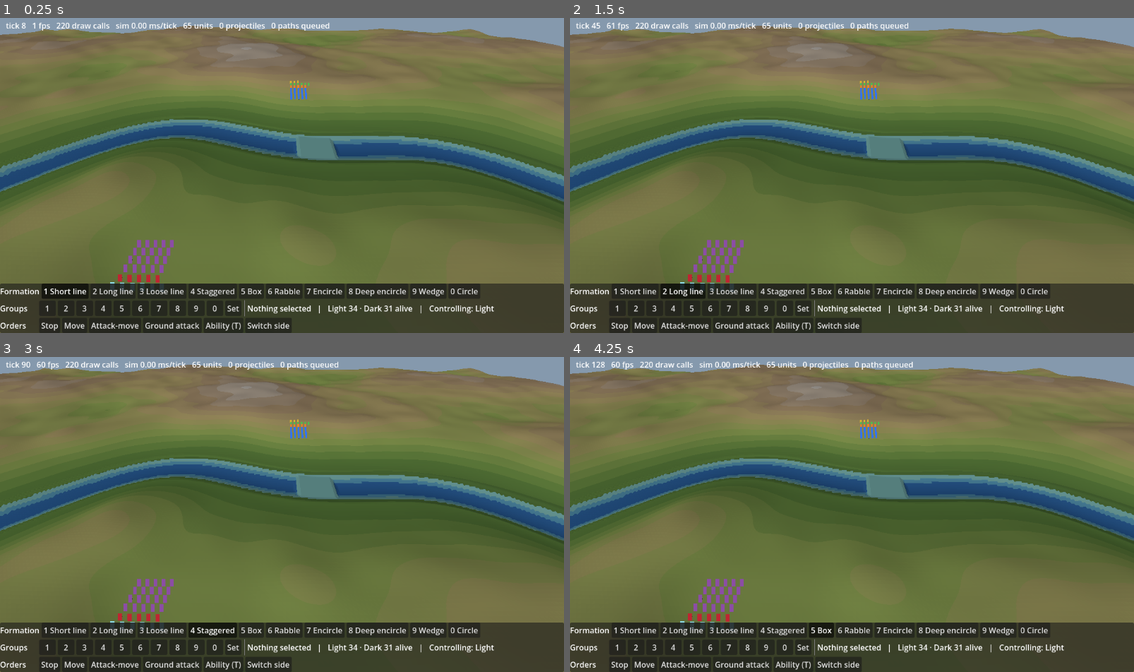
Above: before the commit, frames 1-4 (two rows, left to right).
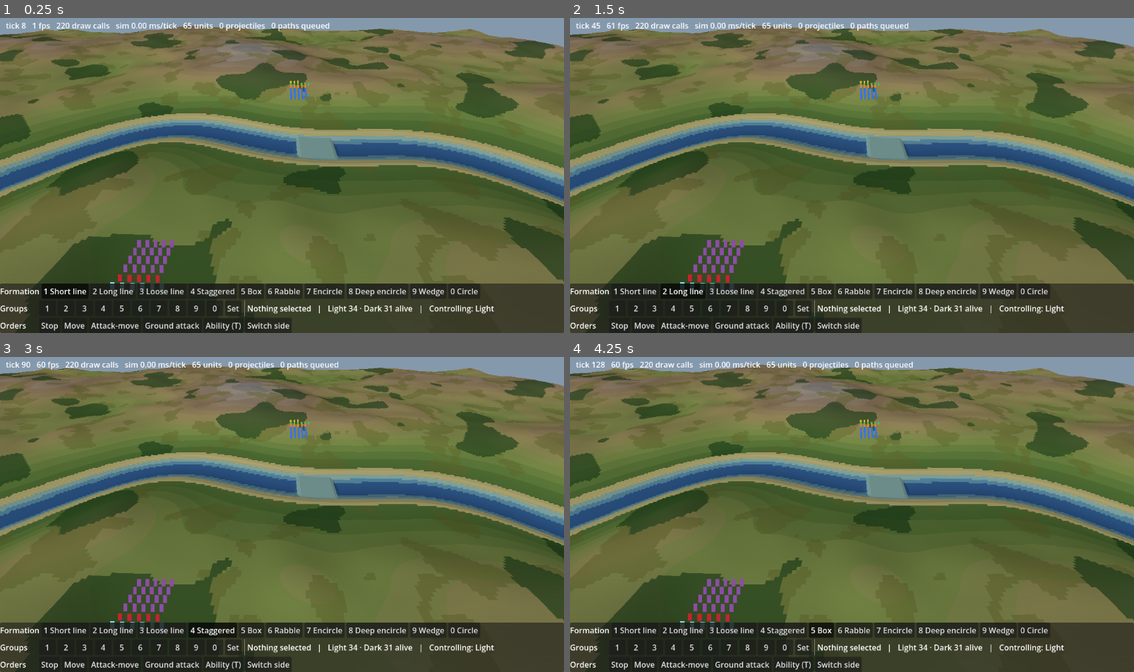
Above: after the commit, the same moments.

Repository: hazefire06/ashenmarch
Game: Godot game, scene res://view/main.tscn
The game is run twice, just before and just after one commit, with the same random seed, the same clock (stepped at 60 frames per second) and the same inputs.
Inputs:
- Up to frame 1 (0.25 s): no input
- Up to frame 2 (1.5 s): click "1 Short line" at 0.5 s; click "2 Long line" at 1.25 s
- Up to frame 3 (3 s): click "3 Loose line" at 2 s; click "4 Staggered" at 2.75 s
- Up to frame 4 (4.25 s): click "5 Box" at 3.5 s

The runs differ from the first frame. In frame 1, 16% of the frame differs, in the area x 0-100%, y 3-85%; in frame 2, 16%; in frame 3, 16%; in frame 4, 16%.

Commit message:
Draw ground types, fire, and wet or snowy ground on the terrain
Ground types tint the height bands, on the terrain and the overhead
map alike, so sand and rock read as firebreaks before you light
anything. The terrain material keeps a texel per sample in step with
the sim's fire (burning cells glow, burnt ones are charred), updated
only from the cells that changed each tick, and takes the weather's
wetness (darker, cooler) and snow cover (white on faces that point up,
not on steep ones or water).

Co-Authored-By: Claude Opus 5.5 (1M context) <noreply@anthropic.com>

Diff:
--- a/tests/view/test_terrain_view.gd
+++ b/tests/view/test_terrain_view.gd
@@ -2,7 +2,10 @@
 ## TerrainView.rebuild_region: after a scar, only the chunks whose samples
 ## changed (plus a one-sample margin) get new meshes, in place, keeping their
 ## names and the shared material; the rest are untouched. build() still makes
-## one named chunk per 64 x 64 cells.
+## one named chunk per 64 x 64 cells. Phase 5: the shared material carries a
+## ground-type tint per sample, a fire texture the sim's fire keeps current
+## (burning cells glow, burnt ones are scorched), and the weather's wetness
+## and snow cover.
 
 const M: int = 1000
 const CHUNK: int = TerrainMeshBuilder.CHUNK_CELLS
@@ -123,3 +126,73 @@
 	var vertices: PackedVector3Array = _chunk(view, 2, 1).mesh.surface_get_arrays(0)[Mesh.ARRAY_VERTEX]
 	assert_eq(vertices.size(), (150 - 1 - 2 * CHUNK + 1) * (70 - 1 - CHUNK + 1))
 	assert_lt(_lowest_vertex_y(_chunk(view, 2, 1)), 0.0)
+
+
+func test_the_ground_tint_has_a_texel_per_sample_colored_by_its_ground() -> void:
+	var terrain: Terrain = TestTerrains.from_ascii([".bws", "r..."] as Array[String])
+	var view: TerrainView = _view_of(terrain)
+	var image: Image = (_material(view).get_shader_parameter("ground_tint") as ImageTexture).get_image()
+	assert_eq(image.get_size(), Vector2i(4, 2))
+	for i: int in 4:
+		var expected: Color = TerrainPalette.ground_tint(terrain.sample_ground(i, 0))
+		assert_eq(image.get_pixel(i, 0).to_rgba32(), Color(expected).to_rgba32(), "sample (%d, 0)" % i)
+	assert_eq(image.get_pixel(0, 1).to_rgba32(), Color(TerrainPalette.ground_tint(Terrain.Ground.ROCK)).to_rgba32())
+	assert_eq(TerrainPalette.ground_tint(Terrain.Ground.GRASS).a, 0.0, "grass keeps the height colors")
+	assert_gt(TerrainPalette.ground_tint(Terrain.Ground.SAND).a, 0.3, "sand shows, so you can see a firebreak")
+
+
+func test_the_fire_texture_follows_the_fire() -> void:
+	var rows: Array[String] = []
+	for j: int in 11:
+		rows.append("sssss" + ("." if j == 5 else "s") + "sssss")
+	var world: World = World.new(1, TestTerrains.from_ascii(rows), TestTerrains.catalog())
+	var view: TerrainView = _view_of(world.terrain)
+	assert_eq(view.fire_texel(5, 5), TerrainView.FIRE_TEXEL[Fire.Cell.UNBURNT])
+	world.ignite(5 * M, 5 * M, 0)
+	view.update_fire(world.fire)
+	assert_eq(view.fire_texel(5, 5), TerrainView.FIRE_TEXEL[Fire.Cell.BURNING])
+	assert_eq(view.fire_texel(4, 5), TerrainView.FIRE_TEXEL[Fire.Cell.UNBURNT])
+	for _t: int in Fire.BURN_TICKS[Terrain.Ground.GRASS] + 1:
+		world.step()
+		view.update_fire(world.fire)
+	assert_eq(view.fire_texel(5, 5), TerrainView.FIRE_TEXEL[Fire.Cell.SCORCHED])
+
+
+func test_the_weather_reaches_the_shader() -> void:
+	var world: World = World.new(1, _terrain(), TestTerrains.catalog())
+	var view: TerrainView = _view_of(world.terrain)
+	assert_eq(_material(view).get_shader_parameter("wetness"), 0.0)
+	world.weather.wetness_ppm = 400_000
+	world.weather.snow_cover_ppm = 750_000
+	view.set_weather(world.weather)
+	assert_almost_eq(_material(view).get_shader_parameter("wetness") as float, 0.4, 0.0001)
+	assert_almost_eq(_material(view).get_shader_parameter("snow_cover") as float, 0.75, 0.0001)
+
+
+func test_a_rebuild_keeps_the_fire_and_weather() -> void:
+	var world: World = World.new(1, _terrain(), TestTerrains.catalog())
+	var view: TerrainView = _view_of(world.terrain)
+	world.ignite(10 * M, 10 * M, 0)
+	view.update_fire(world.fire)
+	view.rebuild_region(world.terrain, world.terrain.scar(72 * M, 12 * M, 2 * M, 300))
+	assert_eq(view.fire_texel(10, 10), TerrainView.FIRE_TEXEL[Fire.Cell.BURNING], "the material is shared and kept")
+
+
+func _material(view: TerrainView) -> ShaderMaterial:
+	return _chunk(view, 0, 0).material_override as ShaderMaterial
+
+
+func test_the_overhead_map_colors_blend_ground_then_water() -> void:
+	var t: float = 0.5
+	assert_eq(TerrainPalette.ground_color(t, 0, Terrain.Ground.GRASS), TerrainPalette.height_color(t), "grass is the bands")
+	var sand: Color = TerrainPalette.ground_tint(Terrain.Ground.SAND)
+	assert_eq(
+		TerrainPalette.ground_color(t, 0, Terrain.Ground.SAND),
+		TerrainPalette.height_color(t).lerp(Color(sand.r, sand.g, sand.b), sand.a)
+	)
+	var deep: Color = TerrainPalette.water_color(3)
+	assert_eq(
+		TerrainPalette.ground_color(t, 3, Terrain.Ground.SAND),
+		TerrainPalette.ground_color(t, 0, Terrain.Ground.SAND).lerp(Color(deep.r, deep.g, deep.b), deep.a),
+		"water over the ground"
+	)
--- a/view/hud/overhead_map.gd
+++ b/view/hud/overhead_map.gd
@@ -128,14 +128,16 @@
 
 
 # Builds an RGB8 image with texel (i, j) = sample (i, j): banded height color,
-# water tint, and a hillshade from the neighboring heights. The colors depend
-# only on the height band and water depth, so they are looked up from a small
-# table built through TerrainPalette instead of called per texel.
+# ground tint, water tint, and a hillshade from the neighboring heights. The
+# colors depend only on the height band, ground type, and water depth, so
+# they are looked up from a small table built through TerrainPalette instead
+# of called per texel.
 static func _build_image(terrain: Terrain) -> Image:
 	var width: int = terrain.size_x
 	var height: int = terrain.size_z
 	var heights: PackedInt32Array = terrain.heights
 	var water: PackedByteArray = terrain.water
+	var ground: PackedByteArray = terrain.ground
 	var min_h: int = heights[0]
 	var max_h: int = heights[0]
 	for k: int in heights.size():
@@ -145,8 +147,9 @@
 
 	var palette: Array[Color] = []
 	for depth: int in Terrain.MAX_WATER_DEPTH + 1:
-		for band: int in TerrainPalette.BANDS:
-			palette.append(TerrainPalette.ground_color((band + 0.5) / TerrainPalette.BANDS, depth))
+		for kind: int in Terrain.GROUND_COUNT:
+			for band: int in TerrainPalette.BANDS:
+				palette.append(TerrainPalette.ground_color((band + 0.5) / TerrainPalette.BANDS, depth, kind))
 
 	# Heights and cell_size are both milli-units, so the ratio is the same
 	# dimensionless slope as rise over run in meters.
@@ -168,7 +171,7 @@
 			var t: float = clampf(float(heights[k] - min_h) / h_range, 0.0, 0.9999)
 			var band: int = int(t * TerrainPalette.BANDS)
 			var depth: int = mini(water[k], Terrain.MAX_WATER_DEPTH)
-			var color: Color = palette[depth * TerrainPalette.BANDS + band]
+			var color: Color = palette[(depth * Terrain.GROUND_COUNT + ground[k]) * TerrainPalette.BANDS + band]
 			var o: int = k * 3
 			data[o] = clampi(int(color.r * shade * 255.0 + 0.5), 0, 255)
 			data[o + 1] = clampi(int(color.g * shade * 255.0 + 0.5), 0, 255)
--- a/view/terrain/terrain.gdshader
+++ b/view/terrain/terrain.gdshader
@@ -1,18 +1,31 @@
 shader_type spatial;
 render_mode diffuse_lambert, specular_disabled;
 
-// Flat-shaded placeholder terrain: banded height colors (TerrainPalette) with
-// a water-depth tint on top. TerrainView sets every uniform.
+// Flat-shaded placeholder terrain: banded height colors (TerrainPalette),
+// tinted by ground type, charred or glowing where the sim's fire has been or
+// is, darkened when wet, whitened by snow on faces that point up, and the
+// water-depth tint on top. TerrainView sets every uniform.
 
 uniform sampler2D height_ramp : source_color, filter_nearest, repeat_disable;
 // One texel per heightmap sample: water tint color, alpha = blend strength.
 uniform sampler2D water_tint : source_color, filter_nearest, repeat_disable;
+// One texel per sample: ground-type tint, alpha = blend strength.
+uniform sampler2D ground_tint : source_color, filter_nearest, repeat_disable;
+// One texel per sample, R: 0 unburnt, about 0.5 burning, 1 scorched.
+uniform sampler2D fire_state : filter_nearest, repeat_disable;
+// How wet the ground is and how much snow lies on it, 0..1.
+uniform float wetness = 0.0;
+uniform float snow_cover = 0.0;
 // Terrain height range in meters, mapped onto the ramp.
 uniform float height_min;
 uniform float height_max;
 // Meters between samples, and the sample counts along x and z.
 uniform float cell_size;
 uniform vec2 sample_count;
+
+const vec3 CHAR = vec3(0.07, 0.06, 0.05);
+const vec3 EMBER = vec3(0.85, 0.32, 0.07);
+const vec3 SNOW = vec3(0.92, 0.94, 0.97);
 
 varying vec3 world_pos;
 
@@ -30,8 +43,25 @@
 	float t = clamp((world_pos.y - height_min) / max(height_max - height_min, 0.001), 0.0, 1.0);
 	vec3 ground = texture(height_ramp, vec2(t, 0.5)).rgb;
 	// Texel (i, j) is sample (i, j). Nearest filtering picks the nearest
-	// sample, the same rule as the sim's water_depth_at.
+	// sample, the same rule as the sim's water_depth_at and fire cells.
 	vec2 uv = (world_pos.xz / cell_size + 0.5) / sample_count;
+	vec4 kind = texture(ground_tint, uv);
+	ground = mix(ground, kind.rgb, kind.a);
+
+	float fire = texture(fire_state, uv).r;
+	if (fire > 0.75) {
+		ground = mix(ground, CHAR, 0.85);
+	} else if (fire > 0.25) {
+		ground = mix(ground, EMBER, 0.6);
+		EMISSION = EMBER * 0.5;
+	}
+
+	// Wet ground is darker and a little cooler.
+	ground *= mix(vec3(1.0), vec3(0.66, 0.70, 0.76), wetness);
+	// Snow settles on faces that point up, not on steep ones.
+	float up = (INV_VIEW_MATRIX * vec4(NORMAL, 0.0)).y;
+	ground = mix(ground, SNOW, snow_cover * smoothstep(0.55, 0.85, up));
+
 	vec4 tint = texture(water_tint, uv);
 	ALBEDO = mix(ground, tint.rgb, tint.a);
 }
--- a/view/terrain/terrain_palette.gd
+++ b/view/terrain/terrain_palette.gd
@@ -1,7 +1,8 @@
 class_name TerrainPalette
 extends RefCounted
 ## Placeholder ground colors, shared by the 3D terrain shader and the
-## overhead map so both read the same. Heights are banded like a contour map.
+## overhead map so both read the same. Heights are banded like a contour map;
+## ground types tint the bands so firebreaks (sand, rock) can be read.
 
 ## Number of flat color bands between the lowest and highest terrain.
 const BANDS: int = 14
@@ -22,6 +23,15 @@
 	Color(0.14, 0.31, 0.52, 0.92),
 	Color(0.07, 0.18, 0.38, 0.95),
 ]
+## Index = Terrain.Ground. Alpha is the blend strength over the height bands;
+## grass is the bands themselves.
+const GROUND_TINTS: Array[Color] = [
+	Color(0.0, 0.0, 0.0, 0.0),
+	Color(0.38, 0.40, 0.17, 0.45),
+	Color(0.12, 0.25, 0.11, 0.65),
+	Color(0.80, 0.72, 0.50, 0.75),
+	Color(0.48, 0.47, 0.45, 0.70),
+]
 ## Width of the height ramp texture the shader samples.
 const RAMP_WIDTH: int = 256
 
@@ -39,10 +49,18 @@
 	return WATER_COLORS[clampi(depth, 0, WATER_COLORS.size() - 1)]
 
 
-## Height color with the water tint for this depth blended on top.
-static func ground_color(t: float, depth: int) -> Color:
+## Tint for a ground type (Terrain.Ground); alpha is the blend strength.
+static func ground_tint(ground: int) -> Color:
+	return GROUND_TINTS[clampi(ground, 0, GROUND_TINTS.size() - 1)]
+
+
+## Height color with the ground type's tint, then the water tint for this
+## depth, blended on top: what the terrain shader draws, before light.
+static func ground_color(t: float, depth: int, ground: int = Terrain.Ground.GRASS) -> Color:
+	var kind: Color = ground_tint(ground)
+	var dry: Color = height_color(t).lerp(Color(kind.r, kind.g, kind.b), kind.a)
 	var tint: Color = water_color(depth)
-	return height_color(t).lerp(Color(tint.r, tint.g, tint.b), tint.a)
+	return dry.lerp(Color(tint.r, tint.g, tint.b), tint.a)
 
 
 ## RAMP_WIDTH x 1 RGB8 image of height_color() for the terrain shader.
--- a/view/terrain/terrain_view.gd
+++ b/view/terrain/terrain_view.gd
@@ -1,14 +1,24 @@
 class_name TerrainView
 extends Node3D
 ## Draws a Terrain as chunked, flat-shaded placeholder meshes colored by
-## height and water depth. build() reads the whole terrain; rebuild_region()
-## re-reads the heights in part of it, after explosions scar the ground. Never
-## writes the terrain.
+## height, ground type, and water depth. build() reads the whole terrain;
+## rebuild_region() re-reads the heights in part of it, after explosions scar
+## the ground. Never writes the terrain.
+##
+## The environment (Phase 5) lives on the one material all chunks share:
+## update_fire() keeps a texel per sample in step with the sim's fire
+## (burning cells glow, burnt ones are charred), and set_weather() passes on
+## how wet and snow-covered the ground is. Both survive rebuild_region().
 
 const TERRAIN_SHADER: Shader = preload("res://view/terrain/terrain.gdshader")
+## Fire texel value (R8) by Fire.Cell.
+const FIRE_TEXEL: Array[int] = [0, 128, 255]
 
 ## Index array shared by every full-size chunk, made by build().
 var _shared_indices: PackedInt32Array = PackedInt32Array()
+var _material: ShaderMaterial
+var _fire_image: Image
+var _fire_texture: ImageTexture
 
 
 ## Replaces any existing chunks with meshes for this terrain.
@@ -18,6 +28,7 @@
 		remove_child(child)
 		child.queue_free()
 	var material: ShaderMaterial = _make_material(terrain)
+	_material = material
 	_shared_indices = TerrainMeshBuilder.grid_indices(
 		TerrainMeshBuilder.CHUNK_CELLS, TerrainMeshBuilder.CHUNK_CELLS
 	)
@@ -55,6 +66,31 @@
 				chunk.mesh = _chunk_mesh(terrain, cx, cz)
 
 
+## Brings the fire texture up to date with the cells that changed this tick
+## (fire.changed). Call it after each World.step().
+func update_fire(fire: Fire) -> void:
+	if fire == null or fire.changed.is_empty() or _fire_image == null:
+		return
+	var w: int = _fire_image.get_width()
+	for k: int in fire.changed:
+		var value: int = FIRE_TEXEL[fire.state[k]]
+		_fire_image.set_pixel(k % w, k / w, Color8(value, 0, 0))
+	_fire_texture.update(_fire_image)
+
+
+## Passes the ground's wetness and snow cover on to the shader.
+func set_weather(weather: Weather) -> void:
+	if _material == null:
+		return
+	_material.set_shader_parameter("wetness", weather.wetness() / 1000.0)
+	_material.set_shader_parameter("snow_cover", weather.snow_cover() / 1000.0)
+
+
+## The fire texel (R8) at sample (i, j), for tests.
+func fire_texel(i: int, j: int) -> int:
+	return _fire_image.get_pixel(i, j).r8
+
+
 static func _chunk_name(chunk_x: int, chunk_z: int) -> String:
 	return "Chunk_%d_%d" % [chunk_x, chunk_z]
 
@@ -82,11 +118,35 @@
 		"height_ramp", ImageTexture.create_from_image(TerrainPalette.height_ramp_image())
 	)
 	material.set_shader_parameter("water_tint", ImageTexture.create_from_image(_water_tint_image(terrain)))
+	material.set_shader_parameter("ground_tint", ImageTexture.create_from_image(_ground_tint_image(terrain)))
+	_fire_image = Image.create(terrain.size_x, terrain.size_z, false, Image.FORMAT_R8)
+	_fire_texture = ImageTexture.create_from_image(_fire_image)
+	material.set_shader_parameter("fire_state", _fire_texture)
+	material.set_shader_parameter("wetness", 0.0)
+	material.set_shader_parameter("snow_cover", 0.0)
 	material.set_shader_parameter("height_min", lowest / mm_per_m)
 	material.set_shader_parameter("height_max", highest / mm_per_m)
 	material.set_shader_parameter("cell_size", terrain.cell_size / mm_per_m)
 	material.set_shader_parameter("sample_count", Vector2(terrain.size_x, terrain.size_z))
 	return material
+
+
+## RGBA8, one texel per sample: TerrainPalette.ground_tint of its ground.
+func _ground_tint_image(terrain: Terrain) -> Image:
+	var by_ground: Array[PackedByteArray] = []
+	for ground: int in Terrain.GROUND_COUNT:
+		var c: Color = TerrainPalette.ground_tint(ground)
+		by_ground.append(PackedByteArray([c.r8, c.g8, c.b8, c.a8]))
+	var count: int = terrain.size_x * terrain.size_z
+	var data: PackedByteArray = PackedByteArray()
+	data.resize(count * 4)
+	for k: int in count:
+		var texel: PackedByteArray = by_ground[terrain.ground[k]]
+		data[k * 4] = texel[0]
+		data[k * 4 + 1] = texel[1]
+		data[k * 4 + 2] = texel[2]
+		data[k * 4 + 3] = texel[3]
+	return Image.create_from_data(terrain.size_x, terrain.size_z, false, Image.FORMAT_RGBA8, data)
 
 
 ## RGBA8, one texel per sample: TerrainPalette.water_color of its depth.
